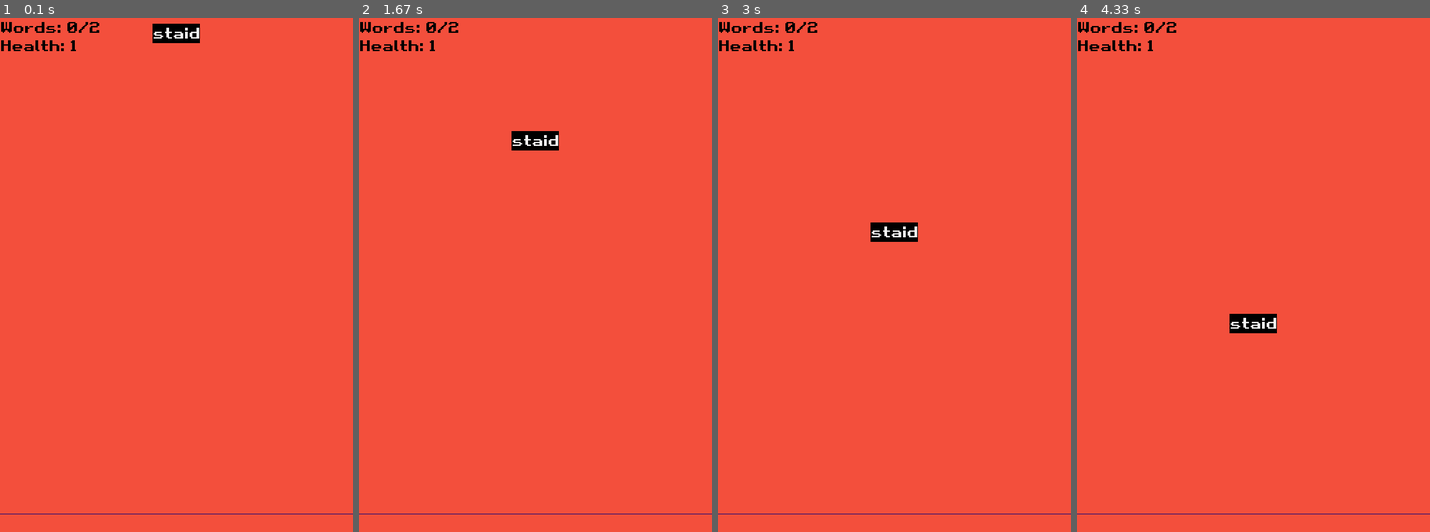
Above: before the commit, frames 1-4 (left to right).
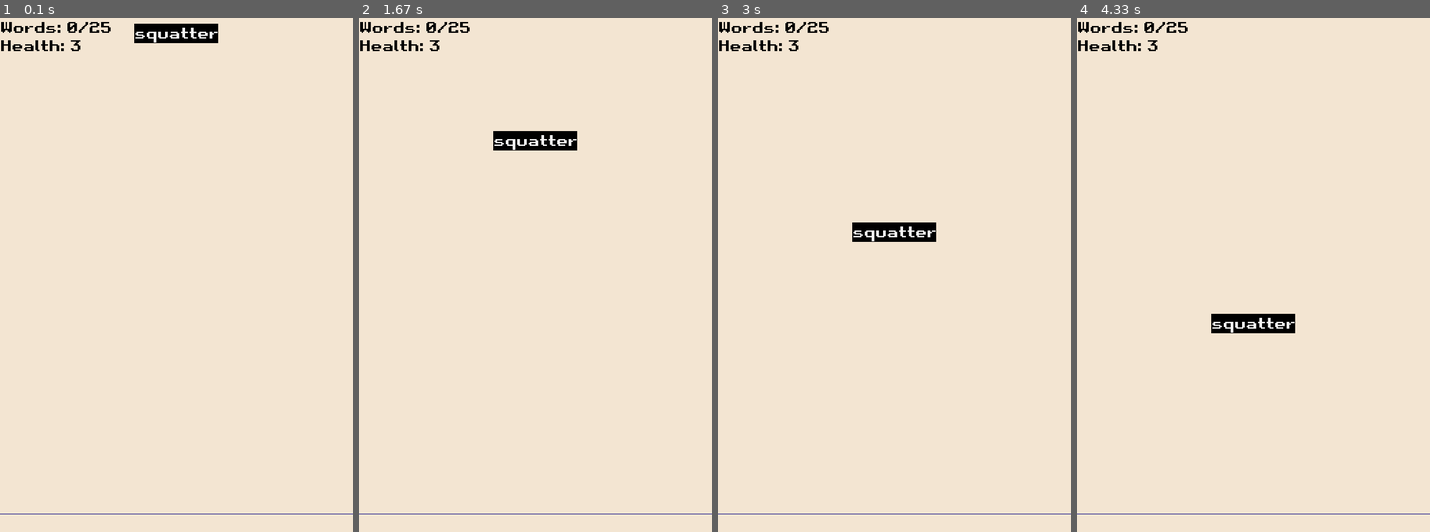
Above: after the commit, the same moments.

Repository: enymph/falling-words-pygame
Game: pygame game, started from game.py
Same seed, same stepped clock (60 frames per second), same inputs: the game is played once before the commit and once after it.
Inputs:
- Up to frame 1 (0.1 s): no input
- Up to frame 2 (1.67 s): hold Right 0.33-0.8 s
- Up to frame 3 (3 s): no input
- Up to frame 4 (4.33 s): no input

The runs differ from the first frame. In frame 1, 99% of the frame differs, in the area x 0-100%, y 0-100%; in frame 2, 99%; in frame 3, 99%; in frame 4, 99%.

Commit message:
small update & new sounds
Added 3 new musics, changed "fail" sound effect.

Added a minimum character limit (5) for the random words.

Diff:
--- a/game1.1.py
+++ b/game.py
@@ -34,10 +34,10 @@
     FPS = 60
     y1 = -100
 
-    HEALTH = 1
+    HEALTH = 3
     HEALTH_LEFT = HEALTH
 
-    end = 2
+    end = 25
 
     random_words = []
     words = []
@@ -47,7 +47,8 @@
     with open('assets/wordlist.txt', 'r') as f:
 
         words = f.readlines()
-        words = [word.strip() for word in words]
+        words = [word.strip() for word in words if len(word.strip()) > 5]
+        # words = [word.strip() for word in words]
 
         while i != total_words:
 
Not shown, removed: 3.mp3
Not shown, added: Assets/musics/1.mp3
Not shown, changed: Assets/musics/2.mp3
Not shown, added: Assets/musics/3.mp3
Not shown, added: Assets/musics/4.mp3
Not shown, changed: Assets/sounds/fail.wav
